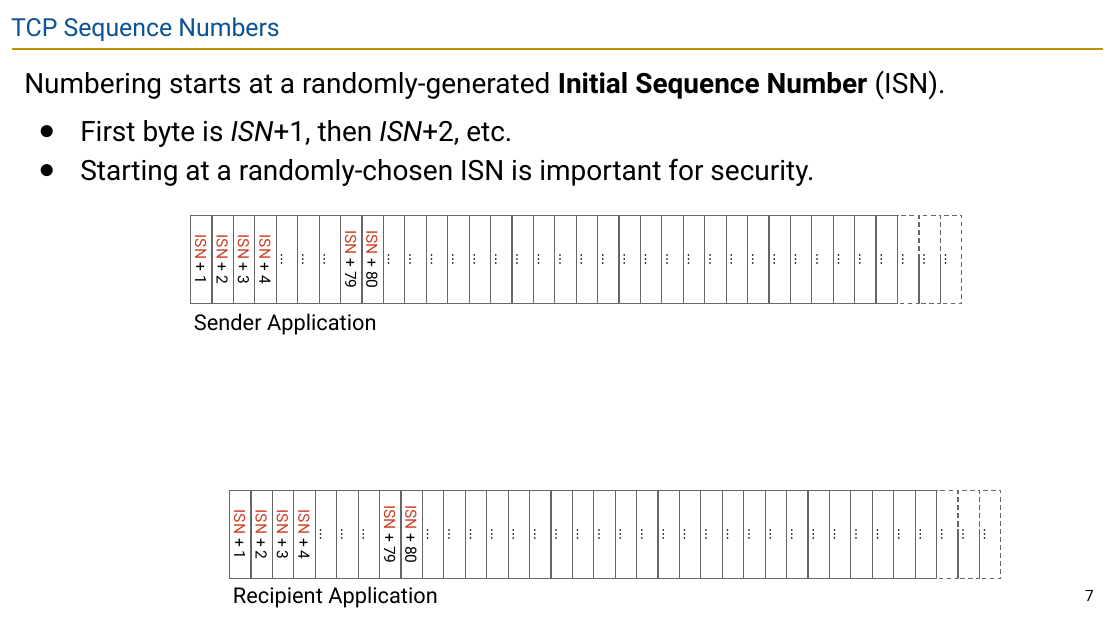
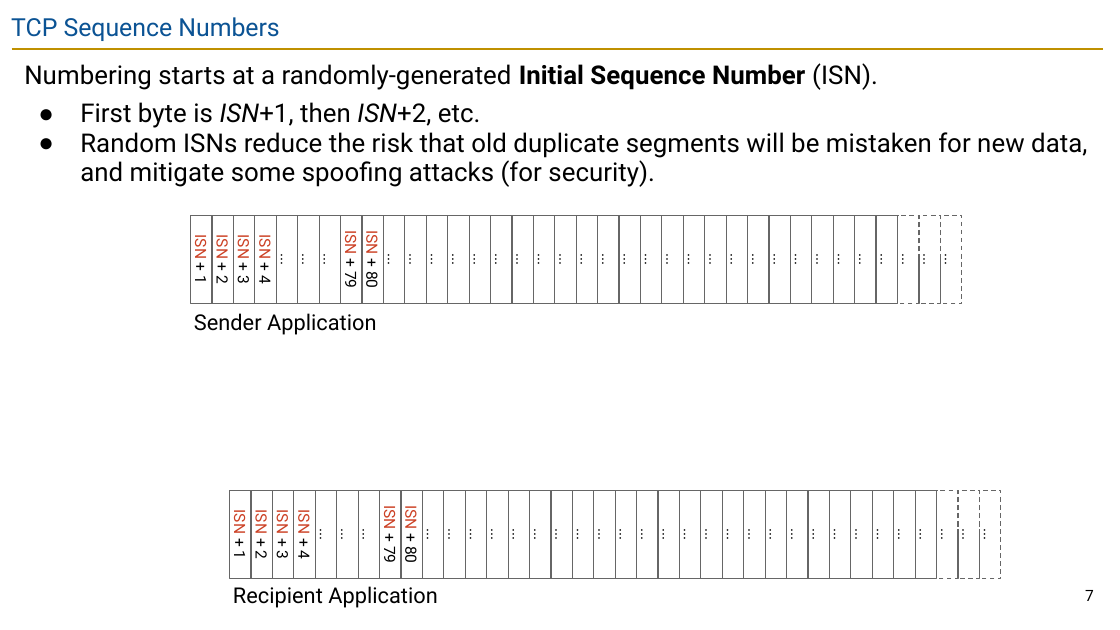
Before and after one commit to guhofstra/CSC175Sp26, a slide deck: slide 7 of PPTs/Lecture 11 - TCP Implementation.pptx. Drawn at 1120x630 pixels with LibreOffice and Linux fonts; fonts in the diff are those of the drawing. Boxes give left, top, right and bottom in pixels: in the first picture for what was removed or moved away, otherwise in the second. Text is boxed around its words. In the diff, an @@ line names an element or a change of style, - is before the commit and + after.

```diff
--- a/PPTs/Lecture 11 - TCP Implementation.pptx
+++ b/PPTs/Lecture 11 - TCP Implementation.pptx
@@ text at box(24, 63, 878, 128): size 18 to 16.6 pt in "Numbering starts at a randomly-generated Initial Sequence ...", "First byte is ISN+1, then ISN+2, etc."; line spacing 1.15 to 0.95 @@
@@ text at box(80, 132, 1087, 187): text changed; size 18 to 16.6 pt @@
-● Starting at a randomly-chosen ISN is important for security.
+● Random ISNs reduce the risk that old duplicate segments will be mistaken for new data, and mitigate some spoofing attacks (for security).
```
Also in this commit, not shown: 5 other slides changed, 1 slide removed, 8 other files.
